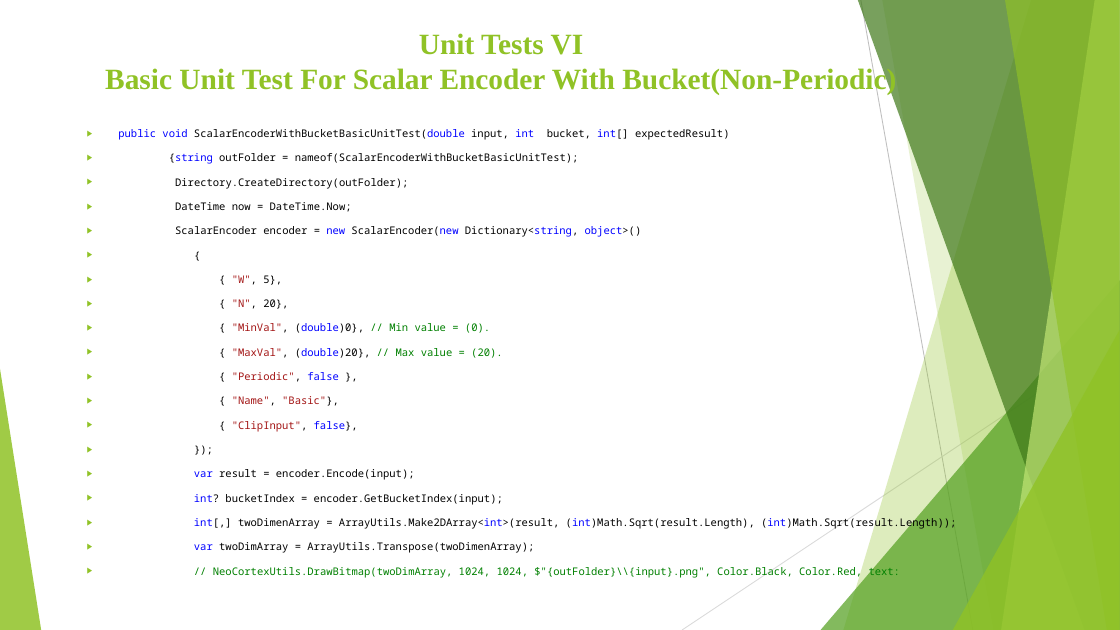
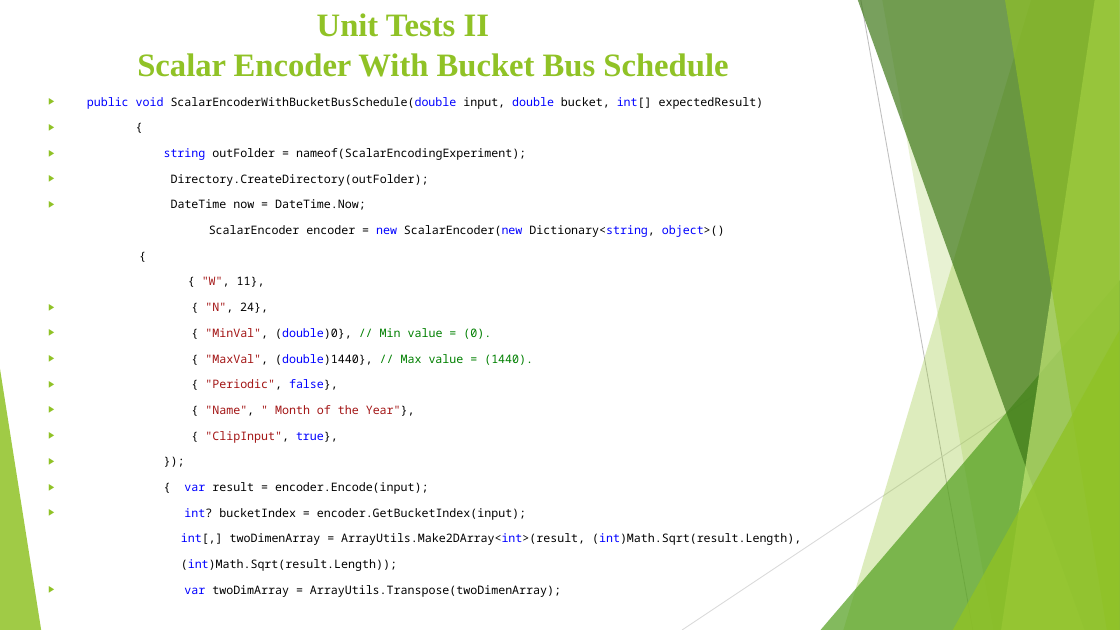
Before and after one commit to AqibJaved123/neocortexapi_Team_ScalarEncoder, a slide deck: slide 9 of source/Team_ScalarEcoder_Documentation/Scalar Encoder with Buckets (1).pptx (slide 28 before the commit). Drawn at 1120x630 pixels with LibreOffice and Linux fonts; fonts in the diff are those of the drawing. Boxes give left, top, right and bottom in pixels: in the first picture for what was removed or moved away, otherwise in the second. Text is boxed around its words. In the diff, an @@ line names an element or a change of style, - is before the commit and + after.

Commit message:
Modified PPT

```diff
--- a/source/Team_ScalarEcoder_Documentation/Scalar Encoder with Buckets (1).pptx
+++ b/source/Team_ScalarEcoder_Documentation/Scalar Encoder with Buckets (1).pptx
@@ title at (137,13,728,77): text changed; size 25.2 to 28 pt @@
-Unit Tests VI
-Basic Unit Test For Scalar Encoder With Bucket(Non-Periodic)
+Unit Tests II
+Scalar Encoder With Bucket Bus Schedule
@@ text "public void ScalarEncoderWithBucketBusSchedule(double input, ...": place and size @@
-text "public void ScalarEncoderWithBucketBusSchedule(double input, ..." at (118,129,956,578)
+text "public void ScalarEncoderWithBucketBusSchedule(double input, ..." at (87,97,801,597)
@@ text at (87,97,764,160): text changed; size 9 to 10 pt @@
-▶ public void ScalarEncoderWithBucketBasicUnitTest(double input, int bucket, int[] expectedResult)
-▶ {string outFolder = nameof(ScalarEncoderWithBucketBasicUnitTest);
+▶ public void ScalarEncoderWithBucketBusSchedule(double input, double bucket, int[] expectedResult)
+▶ {
+▶ string outFolder = nameof(ScalarEncodingExperiment);
@@ text at (171,174,725,597): size 9 to 10 pt in "Directory.CreateDirectory(outFolder);", "DateTime now = DateTime.Now;", "ScalarEncoder encoder = new ScalarEncoder(new Dictionary<str ...", "{" and 4 more places; bullet ▶ to none @@
@@ text at (202,276,268,313): text changed; size 9 to 10 pt @@
-▶ { "W", 5},
-▶ { "N", 20},
+{ "W", 11},
+▶ { "N", 24},
@@ text at (205,354,533,443): text changed; size 9 to 10 pt @@
-▶ { "MaxVal", (double)20}, // Max value = (20).
-▶ { "Periodic", false },
-▶ { "Name", "Basic"},
-▶ { "ClipInput", false},
+▶ { "MaxVal", (double)1440}, // Max value = (1440).
+▶ { "Periodic", false},
+▶ { "Name", " Month of the Year"},
+▶ { "ClipInput", true},
@@ text at (184,482,428,494): text changed; size 9 to 10 pt @@
-▶ var result = encoder.Encode(input);
+▶ { var result = encoder.Encode(input);
@@ text at (181,533,801,571): text changed; size 9 to 10 pt @@
-▶ int[,] twoDimenArray = ArrayUtils.Make2DArray<int>(result, (int)Math.Sqrt(result.Length), (int)Math.Sqrt(result.Length));
+int[,] twoDimenArray = ArrayUtils.Make2DArray<int>(result, (int)Math.Sqrt(result.Length),
+(int)Math.Sqrt(result.Length));
@@ text at (213,565,901,578): paragraph removed @@
-▶ // NeoCortexUtils.DrawBitmap(twoDimArray, 1024, 1024, $"{outFolder}\\{input}.png", Color.Black, Color.Red, text:
```
Also in this commit, not shown: 3 other slides changed, 16 slides added, 20 slides removed.
